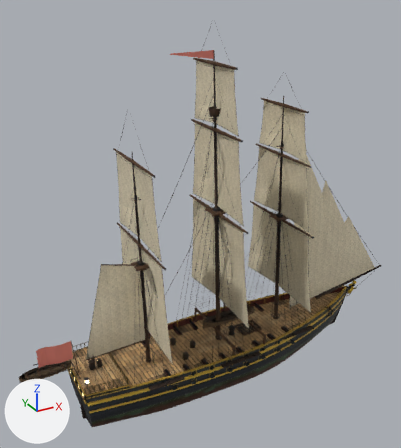
What one commit did to the glTF model public/models/ships/corvette.glb.
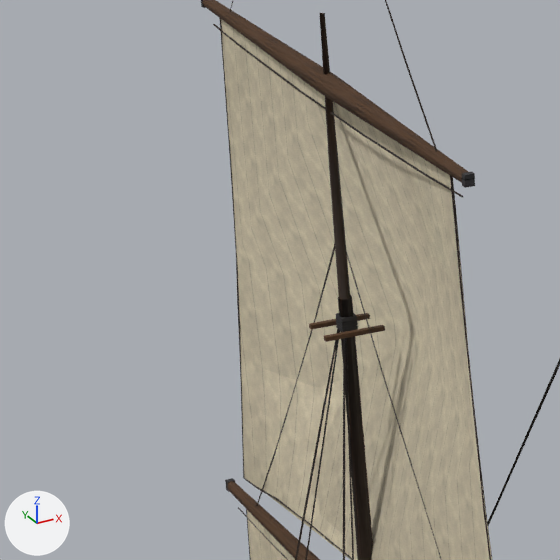
The first picture shows the older version from a 50 mm camera at (-33.6, -54.5, 47.8) aimed at (-2.7, 1.7, 19.7). The close-ups show the older and then the newer version on the part from 21% to 42% of the width and 33% to 52% of the height of that picture. Only the edits that show in the close-ups are written down. Lighting does not change. The marker at lower left points along +X, +Y and +Z. Where no turn or scale is listed for an object, it has been applied to the vertices. Vertices at exactly the same position are counted once.

Script lines for the objects in view, before the commit:
```python
me_lod0_body = bpy.data.meshes.new('LOD0_Body')
me_lod0_body.from_pydata(...)  # 6188 vertices, 9634 faces; spans x -20.8..23.9, y -6.3..6.3, z -3.4..33.8
me_lod0_body.materials.append(mat_corvette_atlas)
me_lod0_m2_squareyards = bpy.data.meshes.new('LOD0_m2_SquareYards')
me_lod0_m2_squareyards.from_pydata(...)  # 414 vertices, 735 faces; spans x -1.0..-0.1, y -7.4..7.4, z 4.5..32.5
me_lod0_m2_squareyards.materials.append(mat_corvette_wood)
me_lod0_wood = bpy.data.meshes.new('LOD0_Wood')
me_lod0_wood.from_pydata(...)  # 6865 vertices, 10354 faces; spans x -27.1..28.8, y -6.2..6.2, z -3.6..40.8
me_lod0_wood.materials.append(mat_corvette_wood)
me_lod1_wood = bpy.data.meshes.new('LOD1_Wood')
me_lod1_wood.from_pydata(...)  # 485 vertices, 672 faces; spans x -20.8..28.7, y -5.5..5.5, z -3.6..40.8
me_lod1_wood.materials.append(mat_corvette_wood)
ob_lod0_body = bpy.data.objects.new('LOD0_Body', me_lod0_body)
ob_lod0_body.location = (0.0, 0.0, 0.0)
ob_lod0_m2_squareyards = bpy.data.objects.new('LOD0_m2_SquareYards', me_lod0_m2_squareyards)
ob_lod0_m2_squareyards.location = (-11.2, 0.0, 2.96)
ob_lod0_wood = bpy.data.objects.new('LOD0_Wood', me_lod0_wood)
ob_lod0_wood.location = (0.0, 0.0, 0.0)
ob_lod1_wood = bpy.data.objects.new('LOD1_Wood', me_lod1_wood)
ob_lod1_wood.location = (0.0, 0.0, 0.0)
# also in view: 'LOD0_m2_SquareSail' at (-11.0, 0.0, 18.6); 'LOD1_m2_SquareSail' at (-11.1, 0.0, 18.6); 'LOD2_m2_SquareSail' at (-11.0, 0.0, 18.6)
```
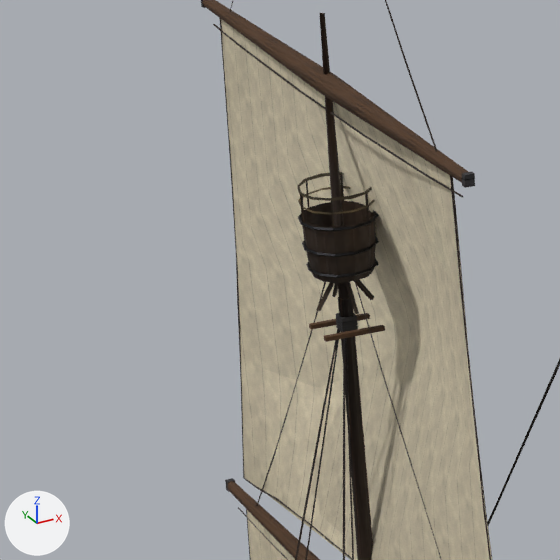
What differs and where, as boxes (x1, y1, x2, y2) in the close-ups (560 x 560 px):
```json
{"object": "LOD1_Wood", "change": "reshaped", "before": [338, 296, 365, 559], "after": [304, 201, 374, 559]}
{"object": "LOD0_Body", "change": "reshaped", "after": [298, 204, 379, 278], "on screen": "not visible before"}
{"part": 2, "of": "me_lod0_wood", "change": "added", "after": [365, 192, 370, 226]}
{"part": 3, "of": "me_lod0_wood", "change": "added", "after": [300, 195, 305, 227]}
{"part": 4, "of": "me_lod0_wood", "change": "added", "after": [306, 181, 310, 209]}
{"part": 5, "of": "me_lod0_wood", "change": "added", "after": [340, 174, 344, 202]}
{"part": 6, "of": "me_lod0_wood", "change": "added", "after": [297, 172, 376, 314]}
{"part": 7, "of": "me_lod1_wood", "change": "added", "after": [304, 201, 374, 283]}
```

Edits to the scene script, one JSON object a line:
```json
{"block": "me_lod0_body", "where": "# used by ob_lod0_body; location = (0.0, 0.0, 0.0)"}
{"op": "remove", "block": "me_lod0_body", "code": "me_lod0_body.from_pydata(...)  # 6188 vertices, 9634 faces; spans x -20.8..23.9, y -6.3..6.3, z -3.4..33.8"}
{"op": "add", "block": "me_lod0_body", "code": "me_lod0_body.from_pydata(...)  # 6696 vertices, 10586 faces; spans x -20.8..23.9, y -6.3..6.3, z -3.4..35.8"}
{"block": "me_lod0_body", "change": "me_lod0_body part 1: 168 vertices added at x -12.6..-11.2, y -0.7..0.7, z 26.5..27.4"}
{"block": "me_lod0_body", "change": "other edits to the shape of me_lod0_body do not show in these pictures"}
{"block": "me_lod0_wood", "where": "# used by ob_lod0_wood; location = (0.0, 0.0, 0.0)"}
{"op": "remove", "block": "me_lod0_wood", "code": "me_lod0_wood.from_pydata(...)  # 6865 vertices, 10354 faces; spans x -27.1..28.8, y -6.2..6.2, z -3.6..40.8"}
{"op": "add", "block": "me_lod0_wood", "code": "me_lod0_wood.from_pydata(...)  # 7775 vertices, 11698 faces; spans x -27.1..28.8, y -6.2..6.2, z -3.6..40.8"}
{"block": "me_lod0_wood", "change": "me_lod0_wood part 2: the loose piece of 6 vertices spanning x -11.7..-11.6, y -1.0, z 17.0..17.5 is copied, and the copy is moved by (0.0, 0.4, 10.4); it spans x -11.7..-11.6, y -0.6..-0.5, z 27.3..27.9"}
{"block": "me_lod0_wood", "change": "me_lod0_wood part 3: the loose piece of 6 vertices spanning x -12.5, y 1.0, z 17.0..17.4 is copied, and the copy is moved by (-0.1, -1.0, 10.4); it spans x -12.6..-12.5, y 0.0, z 27.3..27.9"}
{"block": "me_lod0_wood", "change": "me_lod0_wood part 4: the loose piece of 6 vertices spanning x -12.5, y 1.0, z 17.0..17.4 is copied, and the copy is moved by (0.3, -0.4, 10.4); it spans x -12.3..-12.2, y 0.5..0.6, z 27.3..27.9"}
{"block": "me_lod0_wood", "change": "me_lod0_wood part 5: the loose piece of 6 vertices spanning x -11.7..-11.6, y 1.0, z 17.0..17.5 is copied, and the copy is moved by (0.0, -0.4, 10.4); it spans x -11.7..-11.6, y 0.5..0.6, z 27.3..27.9"}
{"block": "me_lod0_wood", "change": "me_lod0_wood part 6: 169 vertices added at x -12.6..-11.3, y -0.7..0.7, z 25.7..28.0"}
{"block": "me_lod0_wood", "change": "other edits to the shape of me_lod0_wood do not show in these pictures"}
{"block": "me_lod1_wood", "where": "# used by ob_lod1_wood; location = (0.0, 0.0, 0.0)"}
{"op": "remove", "block": "me_lod1_wood", "code": "me_lod1_wood.from_pydata(...)  # 485 vertices, 672 faces; spans x -20.8..28.7, y -5.5..5.5, z -3.6..40.8"}
{"op": "add", "block": "me_lod1_wood", "code": "me_lod1_wood.from_pydata(...)  # 637 vertices, 912 faces; spans x -20.8..28.7, y -5.5..5.5, z -3.6..40.8"}
{"block": "me_lod1_wood", "change": "me_lod1_wood part 7: a new loose piece of 40 vertices spanning x -12.6..-11.3, y -0.6..0.6, z 26.4..27.4, in mat_corvette_wood"}
{"block": "me_lod1_wood", "change": "other edits to the shape of me_lod1_wood do not show in these pictures"}
```
